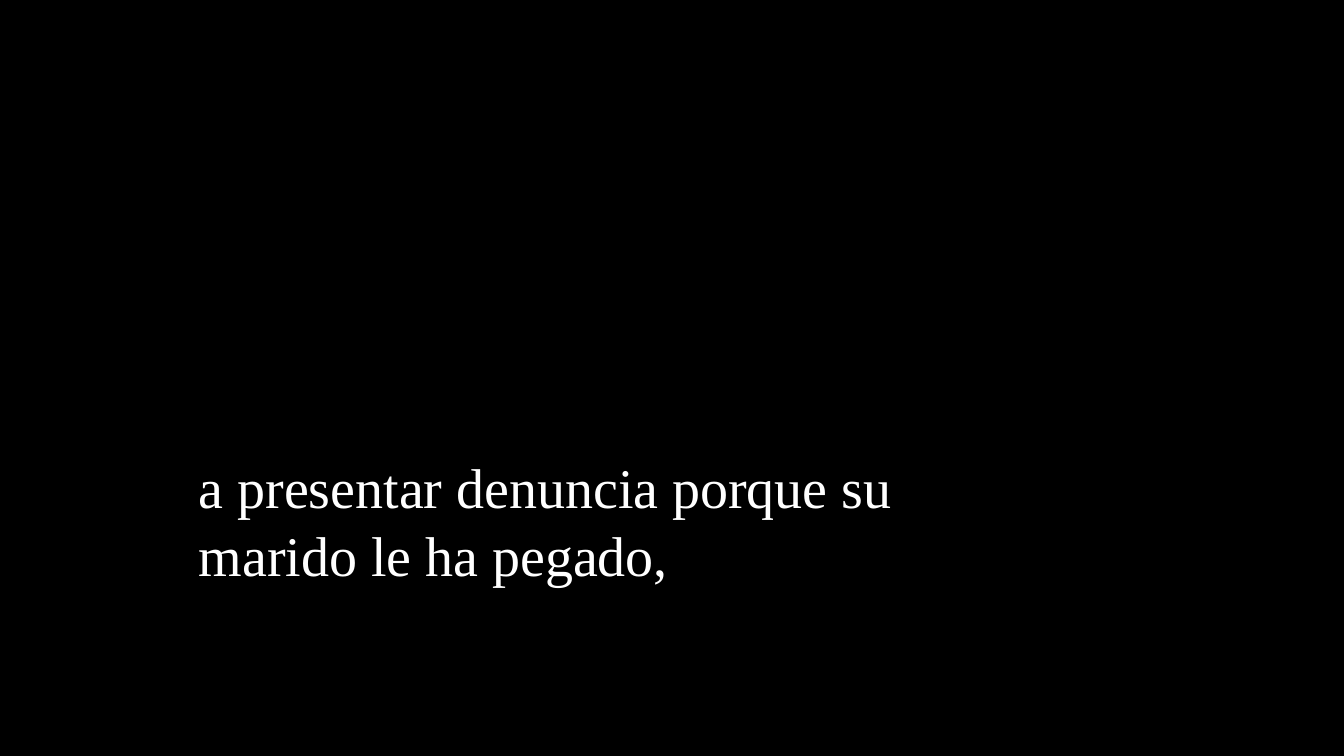
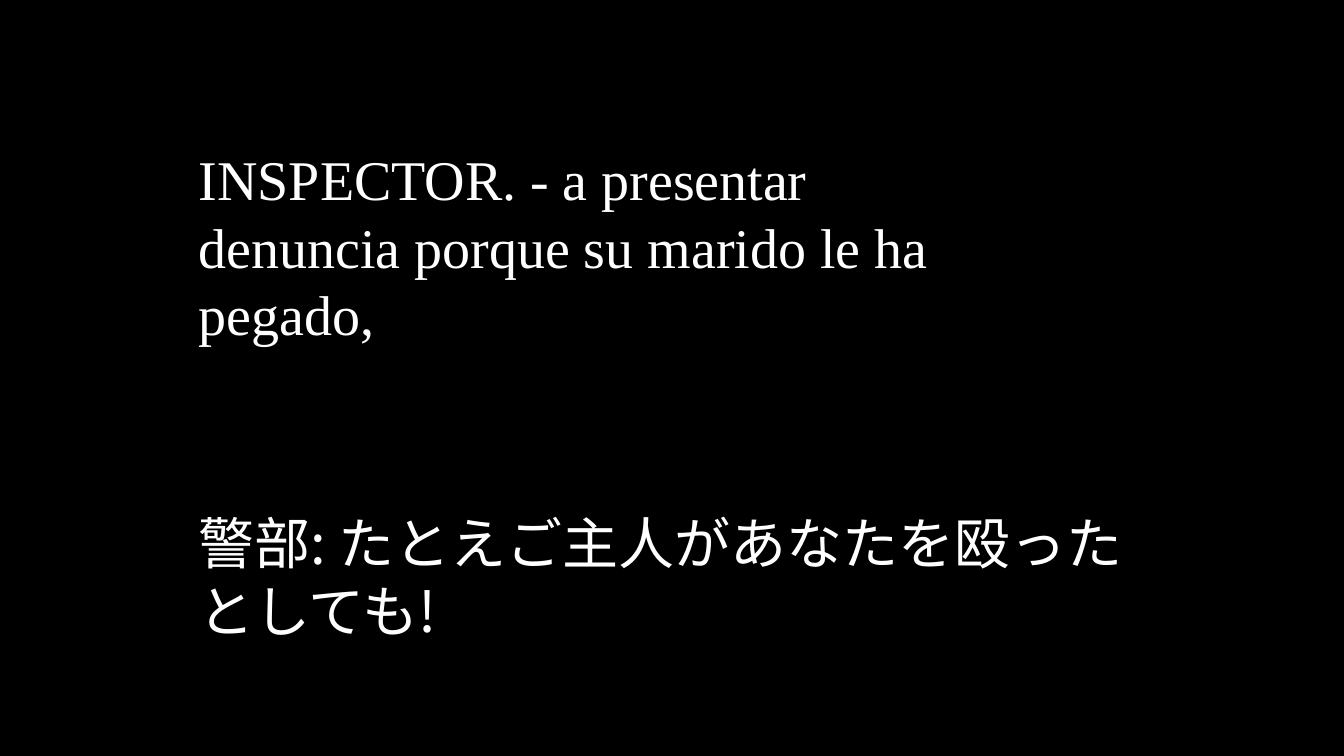
Before and after one commit to oulcggc/lang-drama-caption, a slide deck: slide 19 of complete-cap.pptx. Drawn at 1344x756 pixels with LibreOffice and Linux fonts; fonts in the diff are those of the drawing. Boxes give left, top, right and bottom in pixels: in the first picture for what was removed or moved away, otherwise in the second. Text is boxed around its words. In the diff, an @@ line names an element or a change of style, - is before the commit and + after.

```diff
--- a/complete-cap.pptx
+++ b/complete-cap.pptx
@@ text at [199,163,927,345]: text changed @@
-a presentar denuncia porque su marido le ha pegado,
+INSPECTOR. - a presentar denuncia porque su marido le ha pegado,
@@ text added at [199,516,1122,635], 40 pt, text #FFFFFF @@
+警部: たとえご主人があなたを殴ったとしても!
```
Also in this commit, not shown: 147 other slides changed, 12 slides added, 12 slides removed, 3 other files.
